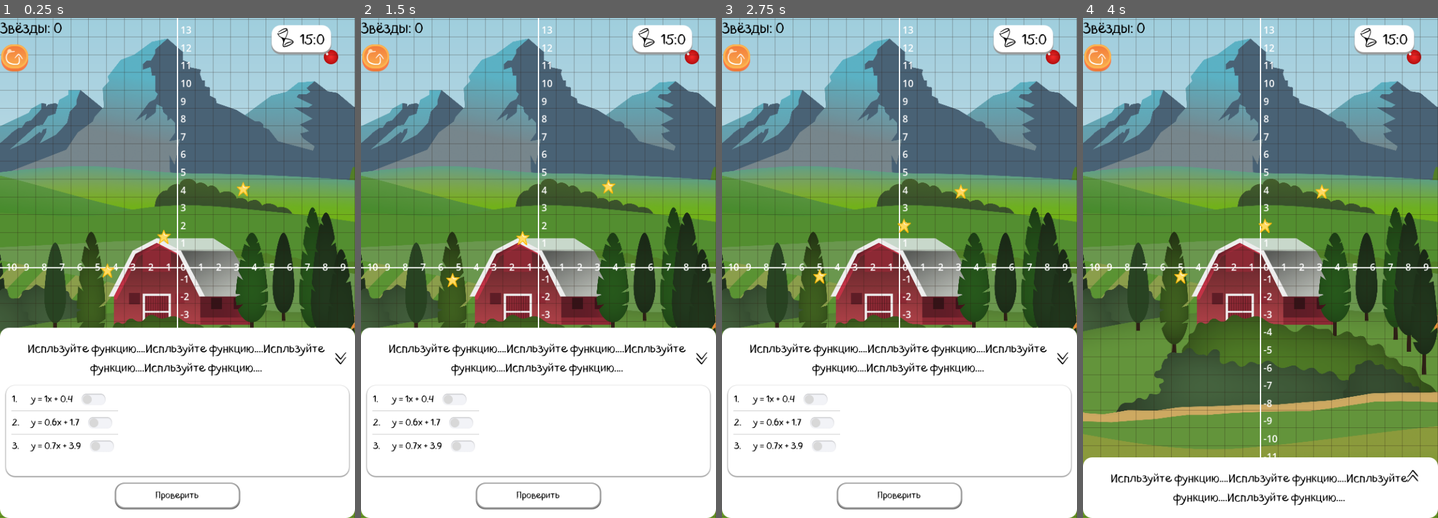
Above: before the commit, frames 1-4 (left to right).
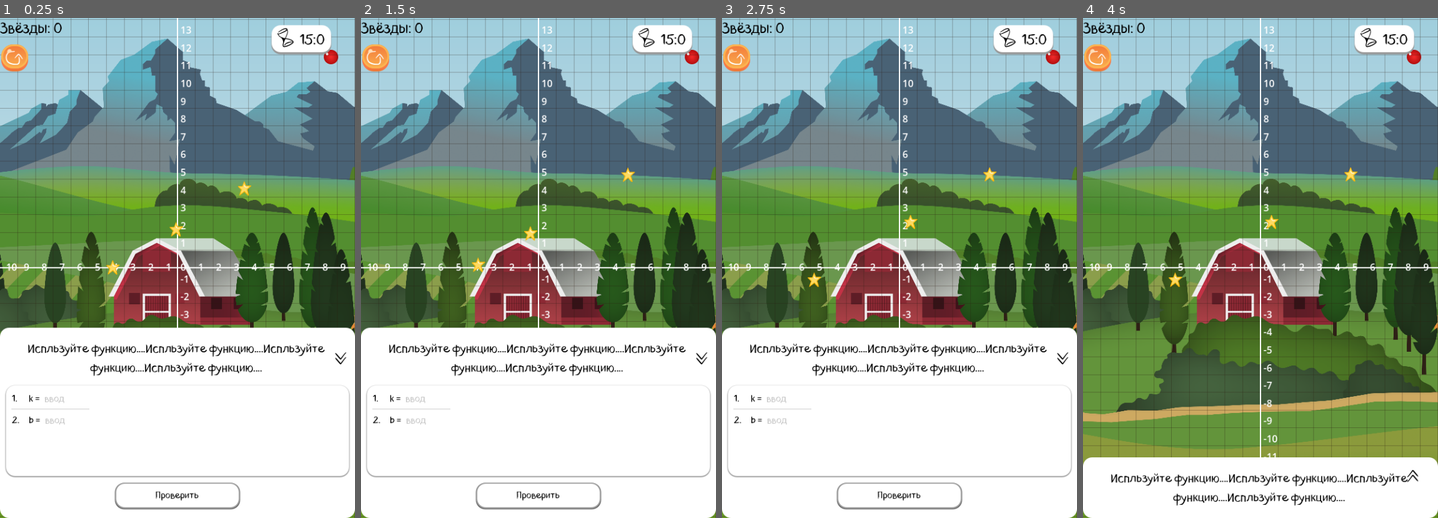
Above: after the commit, the same moments.

Repository: salena123/StarFunc
Game: Godot game, scene res://node_2d.tscn
The game is run twice, just before and just after one commit, with the same random seed, the same clock (stepped at 60 frames per second) and the same inputs.
Inputs (mouse positions are in pixels of both pictures, inside the frame that each line leads up to):
- Up to frame 1 (0.25 s): no input
- Up to frame 2 (1.5 s): click (403, 58) at 0.5 s; click (403, 58) at 1.25 s
- Up to frame 3 (2.75 s): click (764, 58) at 2 s
- Up to frame 4 (4 s): click (1423, 358) at 2.75 s; click (1423, 488) at 3.5 s

The runs differ from the first frame. In frame 1, 0.8% of the frame differs, in the area x 3-71%, y 32-87%; in frame 2, 0.9%, in the area x 3-78%, y 29-87%; in frame 3, 0.9%; in frame 4, 0.3%.

Commit message:
правки

Diff:
--- a/node_2d.tscn
+++ b/node_2d.tscn
@@ -99,14 +99,26 @@
 shadow_size = 2
 shadow_offset = Vector2(0, 1)
 
-[sub_resource type="StyleBoxEmpty" id="StyleBoxEmpty_2u7jv"]
-
-[sub_resource type="StyleBoxEmpty" id="StyleBoxEmpty_bjha6"]
-
-[sub_resource type="StyleBoxEmpty" id="StyleBoxEmpty_gt76g"]
+[sub_resource type="StyleBoxEmpty" id="StyleBoxEmpty_rjqkl"]
 
 [sub_resource type="StyleBoxLine" id="StyleBoxLine_hsep"]
 color = Color(0.8, 0.8, 0.8, 1)
+
+[sub_resource type="StyleBoxEmpty" id="StyleBoxEmpty_2nhjh"]
+
+[sub_resource type="StyleBoxEmpty" id="StyleBoxEmpty_e8dv2"]
+
+[sub_resource type="StyleBoxEmpty" id="StyleBoxEmpty_ei405"]
+
+[sub_resource type="StyleBoxEmpty" id="StyleBoxEmpty_7vxoj"]
+
+[sub_resource type="StyleBoxEmpty" id="StyleBoxEmpty_fs4d3"]
+
+[sub_resource type="StyleBoxEmpty" id="StyleBoxEmpty_2u7jv"]
+
+[sub_resource type="StyleBoxEmpty" id="StyleBoxEmpty_bjha6"]
+
+[sub_resource type="StyleBoxEmpty" id="StyleBoxEmpty_gt76g"]
 
 [sub_resource type="StyleBoxEmpty" id="StyleBoxEmpty_1fr6y"]
 
@@ -145,18 +157,6 @@
 
 [sub_resource type="StyleBoxEmpty" id="StyleBoxEmpty_k73cj"]
 
-[sub_resource type="StyleBoxEmpty" id="StyleBoxEmpty_rjqkl"]
-
-[sub_resource type="StyleBoxEmpty" id="StyleBoxEmpty_2nhjh"]
-
-[sub_resource type="StyleBoxEmpty" id="StyleBoxEmpty_e8dv2"]
-
-[sub_resource type="StyleBoxEmpty" id="StyleBoxEmpty_ei405"]
-
-[sub_resource type="StyleBoxEmpty" id="StyleBoxEmpty_7vxoj"]
-
-[sub_resource type="StyleBoxEmpty" id="StyleBoxEmpty_fs4d3"]
-
 [sub_resource type="SystemFont" id="SystemFont_kdubu"]
 
 [node name="level1" type="Node2D"]
@@ -972,7 +972,6 @@
 offset_bottom = 23.0
 
 [node name="InputPanel2" type="VBoxContainer" parent="UI/BottomLayout/Panel/Items/Answers/Panel"]
-visible = false
 layout_mode = 0
 offset_right = 128.0
 offset_bottom = 74.0
@@ -1037,7 +1036,6 @@
 placeholder_text = "ввод"
 
 [node name="Slider2" type="VBoxContainer" parent="UI/BottomLayout/Panel/Items/Answers/Panel"]
-visible = false
 layout_mode = 0
 offset_right = 40.0
 offset_bottom = 40.0
--- a/scripts/double_linear_level.gd
+++ b/scripts/double_linear_level.gd
@@ -24,8 +24,8 @@
 
 func apply_ui(options_a: Array, options_b: Array):
 	print("[DOUBLE_LINEAR] apply_ui: options_a.size() = ", options_a.size(), ", options_b.size() = ", options_b.size())
-	if root.input_panel:
-		root.input_panel.visible = false
+	# if root.input_panel:
+	#	root.input_panel.visible = false
 	if root.build_button:
 		root.build_button.disabled = false
 
--- a/scripts/level_generator.gd
+++ b/scripts/level_generator.gd
@@ -28,17 +28,19 @@
 		root.utils.calc_base_unit()
 
 func get_level_type(level: int) -> LevelType:
-	if level <= 1:
+	if level == 1:  # Уровень 14 точно будет INPUT_LINEAR для теста
+		return LevelType.INPUT_LINEAR
+	elif level <= 3:
 		return LevelType.SIMPLE
-	elif level <= 2:
+	elif level <= 6:
 		return LevelType.VARY_B
-	elif level <= 3:
+	elif level <= 9:
 		return LevelType.VARY_K
-	elif level <= 4:
+	elif level <= 13:  # Временно расширим до 13 для теста
 		return LevelType.INPUT_LINEAR
-	elif level <= 5:
+	elif level <= 15:
 		return LevelType.INPUT_SLIDER
-	elif level <= 6:
+	elif level <= 18:
 		return LevelType.DOUBLE_LINEAR
 	elif level <= 35:
 		return LevelType.TRIG
@@ -393,9 +395,45 @@
 			root.b_input.clear()
 		var input_panel2_l = root.get_node_or_null("UI/BottomLayout/Panel/Items/Answers/Panel/InputPanel2")
 		if input_panel2_l:
+			print("[INPUT_LINEAR] InputPanel2 found")
+			print("[INPUT_LINEAR] InputPanel2 visible: ", input_panel2_l.visible)
 			input_panel2_l.show()
-		if root.input_panel:
-			root.input_panel.hide()
+			print("[INPUT_LINEAR] After show, InputPanel2 visible: ", input_panel2_l.visible)
+
+			# Проверить видимость контейнеров K и B
+			var k_container = input_panel2_l.get_node_or_null("K")
+			var b_container = input_panel2_l.get_node_or_null("B")
+
+			if k_container:
+				print("[INPUT_LINEAR] K container visible: ", k_container.visible)
+				k_container.show()
+				print("[INPUT_LINEAR] After show, K container visible: ", k_container.visible)
+			else:
+				print("[INPUT_LINEAR] K container not found!")
+
+			if b_container:
+				print("[INPUT_LINEAR] B container visible: ", b_container.visible)
+				b_container.show()
+				print("[INPUT_LINEAR] After show, B container visible: ", b_container.visible)
+			else:
+				print("[INPUT_LINEAR] B container not found!")
+
+			# Проверить видимость полей ввода
+			if root.k_input:
+				print("[INPUT_LINEAR] KLineEdit visible: ", root.k_input.visible)
+				root.k_input.show()
+				print("[INPUT_LINEAR] After show, KLineEdit visible: ", root.k_input.visible)
+			else:
+				print("[INPUT_LINEAR] KLineEdit not found!")
+
+			if root.b_input:
+				print("[INPUT_LINEAR] BLineEdit visible: ", root.b_input.visible)
+				root.b_input.show()
+				print("[INPUT_LINEAR] After show, BLineEdit visible: ", root.b_input.visible)
+			else:
+				print("[INPUT_LINEAR] BLineEdit not found!")
+		else:
+			print("[INPUT_LINEAR] InputPanel2 node not found!")
 		# спрятать старый Slider и новый Slider2
 		if root.has_node("UI/BottomLayout/Panel/Items/Answers/Panel/Slider"):
 			root.get_node("UI/BottomLayout/Panel/Items/Answers/Panel/Slider").hide()
Not shown: 1 places in node_2d.tscn that only renumber resources
